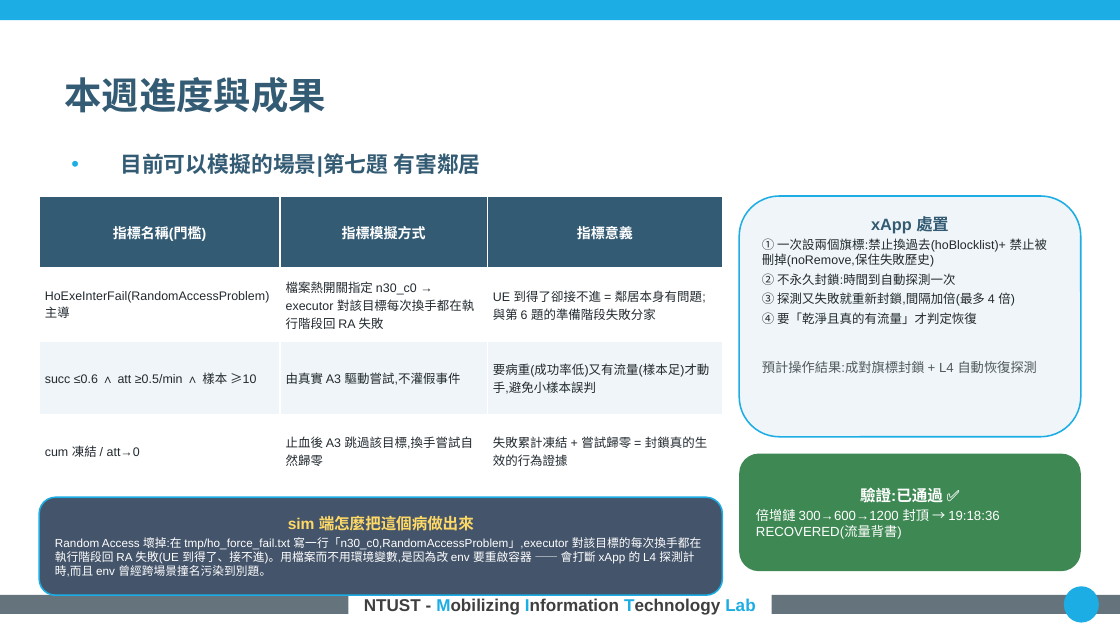
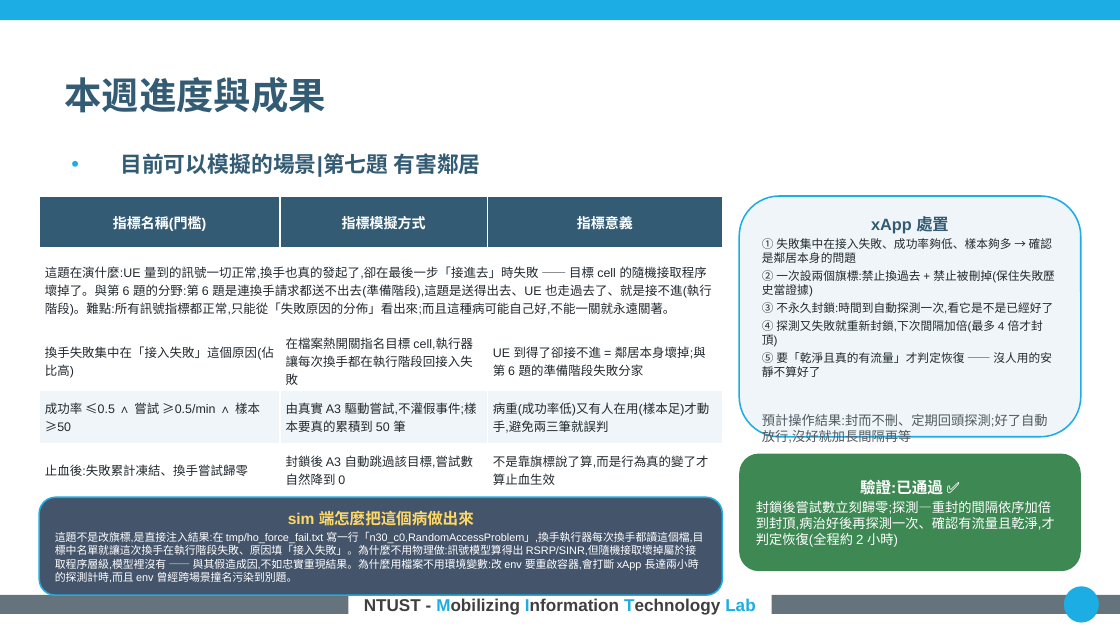
Before and after one commit to kimOuO/RAN-sim-OAI, a slide deck: slide 10 of docs/report/8_27_進度報告_v10十二題.pptx. Drawn at 1120x630 pixels with LibreOffice and Linux fonts; fonts in the diff are those of the drawing; background and template pictures are left out. Boxes give left, top, right and bottom in pixels: in the first picture for what was removed or moved away, otherwise in the second. Text is boxed around its words. In the diff, an @@ line names an element or a change of style, - is before the commit and + after.

```diff
--- a/docs/report/8_27_進度報告_v10十二題.pptx
+++ b/docs/report/8_27_進度報告_v10十二題.pptx
@@ table at (x1=39, y1=196, x2=722, y2=489) @@
-row 2: HoExeInterFail(RandomAccessProblem)主導 | 檔案熱開關指定 n30_c0 → executor 對該目標每次換手都在執行階段回 RA 失敗 | UE 到得了卻接不進 = 鄰居本身有問題;與第 6 題的準備階段失敗分家
-row 3: succ ≤0.6 ∧ att ≥0.5/min ∧ 樣本 ≥10 | 由真實 A3 驅動嘗試,不灌假事件 | 要病重(成功率低)又有流量(樣本足)才動手,避免小樣本誤判
-row 4: cum 凍結 / att→0 | 止血後 A3 跳過該目標,換手嘗試自然歸零 | 失敗累計凍結 + 嘗試歸零 = 封鎖真的生效的行為證據
+row 2: 這題在演什麼:UE 量到的訊號一切正常,換手也真的發起了,卻在最後一步「接進去」時失敗 —— 目標 cell 的隨機接取程序壞掉了。與第 6 題的分野:第 6 題是連換手請求都送不出去(準備階段),這題是送得出去、UE 也走過去了、就是接不進(執行階段)。難點:所有訊號指標都正常,只能從「失敗原因的分佈」看出來;而且這種病可能自己好,不能一關就永遠關著。 |  | 
+row 3: 換手失敗集中在「接入失敗」這個原因(佔比高) | 在檔案熱開關指名目標 cell,執行器讓每次換手都在執行階段回接入失敗 | UE 到得了卻接不進 = 鄰居本身壞掉;與第 6 題的準備階段失敗分家
+row 4: 成功率 ≤0.5 ∧ 嘗試 ≥0.5/min ∧ 樣本 ≥50 | 由真實 A3 驅動嘗試,不灌假事件;樣本要真的累積到 50 筆 | 病重(成功率低)又有人在用(樣本足)才動手,避免兩三筆就誤判
+row 5: 止血後:失敗累計凍結、換手嘗試歸零 | 封鎖後 A3 自動跳過該目標,嘗試數自然降到 0 | 不是靠旗標說了算,而是行為真的變了才算止血生效
@@ text in rounded rectangle at (x1=762, y1=238, x2=1054, y2=442): text changed; size 8 to 7.5 pt @@
-① 一次設兩個旗標:禁止換過去(hoBlocklist)+ 禁止被刪掉(noRemove,保住失敗歷史)
-② 不永久封鎖:時間到自動探測一次
-③ 探測又失敗就重新封鎖,間隔加倍(最多 4 倍)
-④ 要「乾淨且真的有流量」才判定恢復
-預計操作結果:成對旗標封鎖 + L4 自動恢復探測
+① 失敗集中在接入失敗、成功率夠低、樣本夠多 → 確認是鄰居本身的問題
+② 一次設兩個旗標:禁止換過去 + 禁止被刪掉(保住失敗歷史當證據)
+③ 不永久封鎖:時間到自動探測一次,看它是不是已經好了
+④ 探測又失敗就重新封鎖,下次間隔加倍(最多 4 倍才封頂)
+⑤ 要「乾淨且真的有流量」才判定恢復 —— 沒人用的安靜不算好了
+預計操作結果:封而不刪、定期回頭探測;好了自動放行,沒好就加長間隔再等
@@ text in rounded rectangle at (x1=756, y1=501, x2=1055, y2=547): text changed @@
-倍增鏈 300→600→1200 封頂 → 19:18:36 RECOVERED(流量背書)
+封鎖後嘗試數立刻歸零;探測—重封的間隔依序加倍到封頂,病治好後再探測一次、確認有流量且乾淨,才判定恢復(全程約 2 小時)
@@ text in rounded rectangle at (x1=55, y1=532, x2=703, y2=583): text changed; size 7.5 to 7 pt @@
-Random Access 壞掉:在 tmp/ho_force_fail.txt 寫一行「n30_c0,RandomAccessProblem」,executor 對該目標的每次換手都在執行階段回 RA 失敗(UE 到得了、接不進)。用檔案而不用環境變數,是因為改 env 要重啟容器 —— 會打斷 xApp 的 L4 探測計時,而且 env 曾經跨場景撞名污染到別題。
+這題不是改旗標,是直接注入結果:在 tmp/ho_force_fail.txt 寫一行「n30_c0,RandomAccessProblem」,換手執行器每次換手都讀這個檔,目標中名單就讓這次換手在執行階段失敗、原因填「接入失敗」。為什麼不用物理做:訊號模型算得出 RSRP/SINR,但隨機接取壞掉屬於接取程序層級,模型裡沒有 —— 與其假造成因,不如忠實重現結果。為什麼用檔案不用環境變數:改 env 要重啟容器,會打斷 xApp 長達兩小時的探測計時,而且 env 曾經跨場景撞名污染到別題。
```
